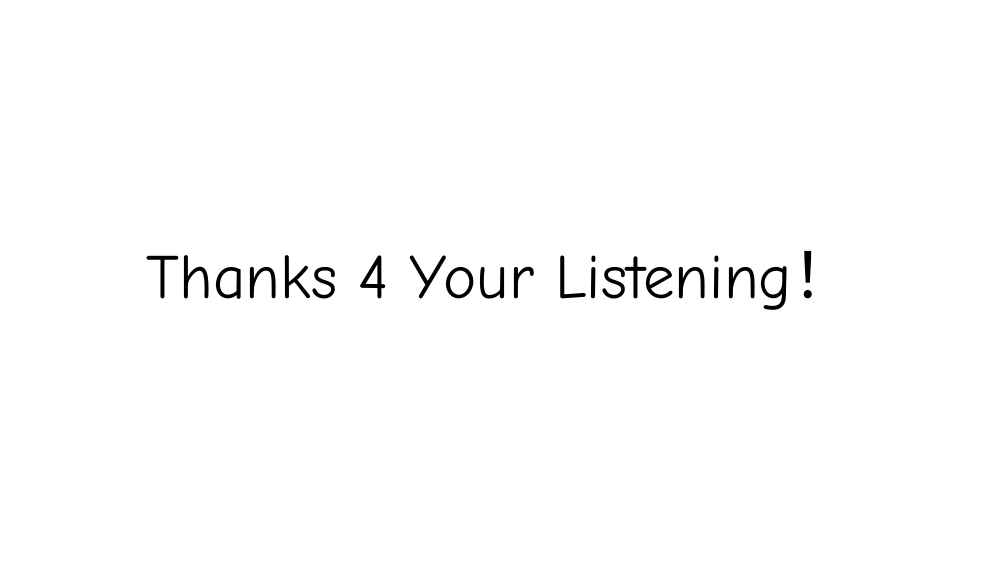
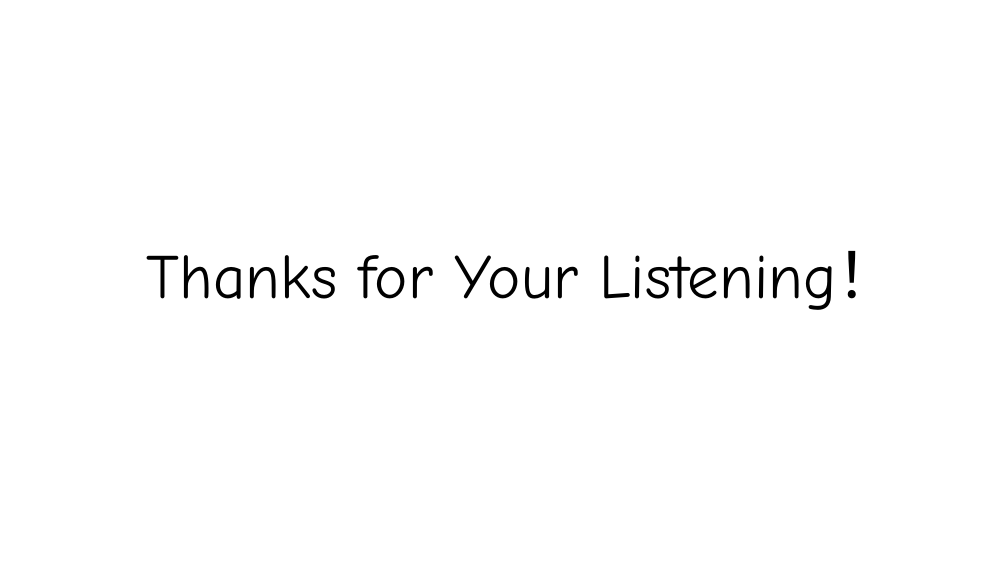
Before and after one commit to 57UU/southern_money, a slide deck: slide 12 of report/数据库演示.pptx (slide 10 before the commit). Drawn at 1008x567 pixels with LibreOffice and Linux fonts; fonts in the diff are those of the drawing. Boxes give left, top, right and bottom in pixels: in the first picture for what was removed or moved away, otherwise in the second. Text is boxed around its words. In the diff, an @@ line names an element or a change of style, - is before the commit and + after.

```diff
--- a/report/数据库演示.pptx
+++ b/report/数据库演示.pptx
@@ text at (x1=147, y1=251, x2=899, y2=310): text changed @@
-Thanks 4 Your Listening！
+Thanks for Your Listening！
```
Also in this commit, not shown: 6 other slides changed, 2 slides added, 1 other file.
